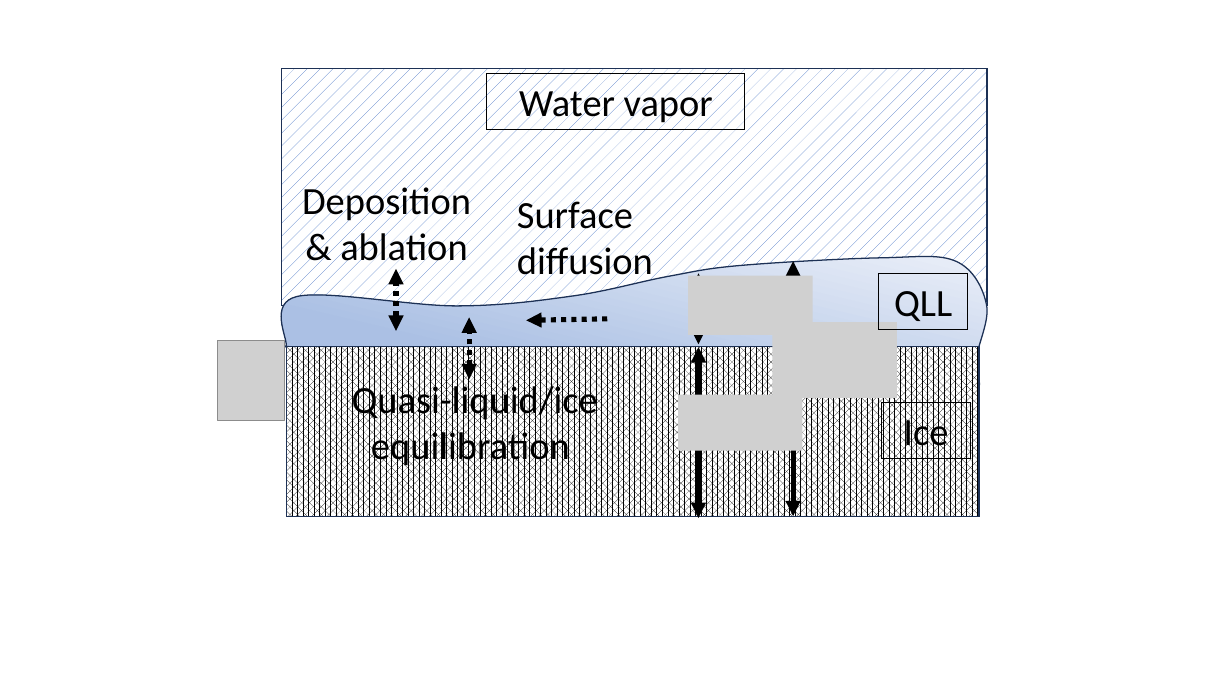
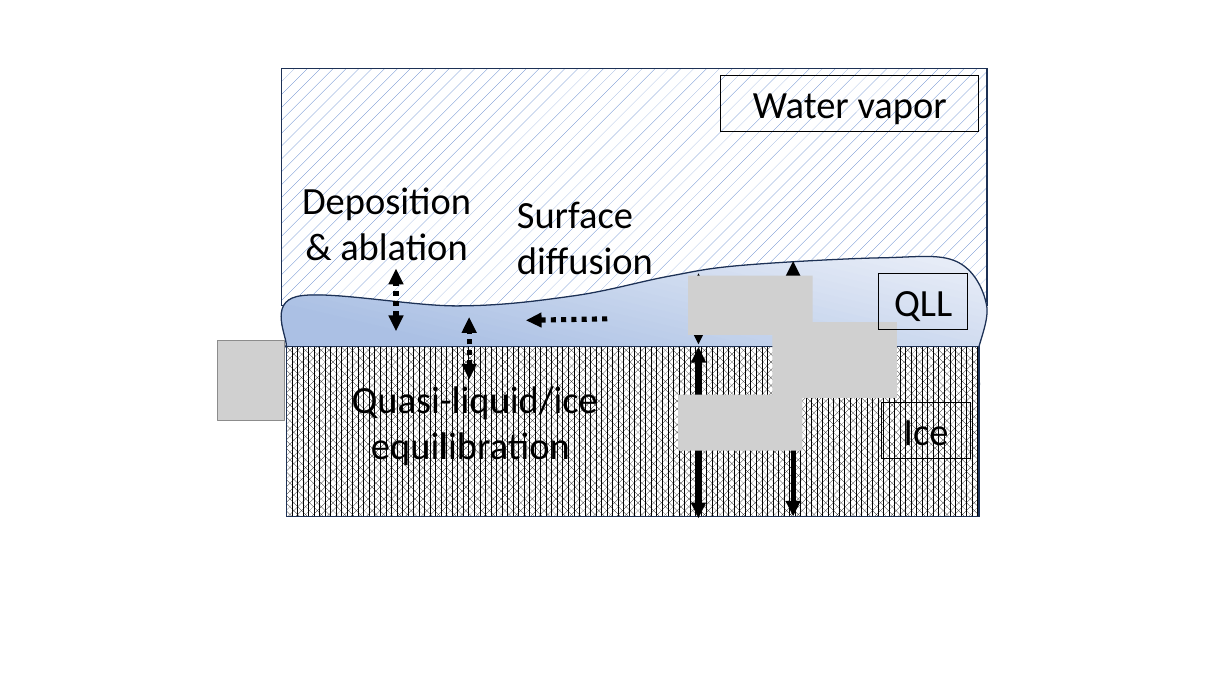
Before and after one commit to upschemistry/icecontinuum, a slide deck: slide 1 of nesh/image of the model.pptx. Drawn at 1232x693 pixels with LibreOffice and Linux fonts; fonts in the diff are those of the drawing; grey boxes stand for pictures. Boxes give left, top, right and bottom in pixels: in the first picture for what was removed or moved away, otherwise in the second. Text is boxed around its words. In the diff, an @@ line names an element or a change of style, - is before the commit and + after.

```diff
--- a/nesh/image of the model.pptx
+++ b/nesh/image of the model.pptx
@@ rectangle "Water vapor": place and size @@
-rectangle "Water vapor" at box(487, 73, 745, 129)
+rectangle "Water vapor" at box(721, 76, 979, 132)
```
Also in this commit, not shown: 5 other files.
